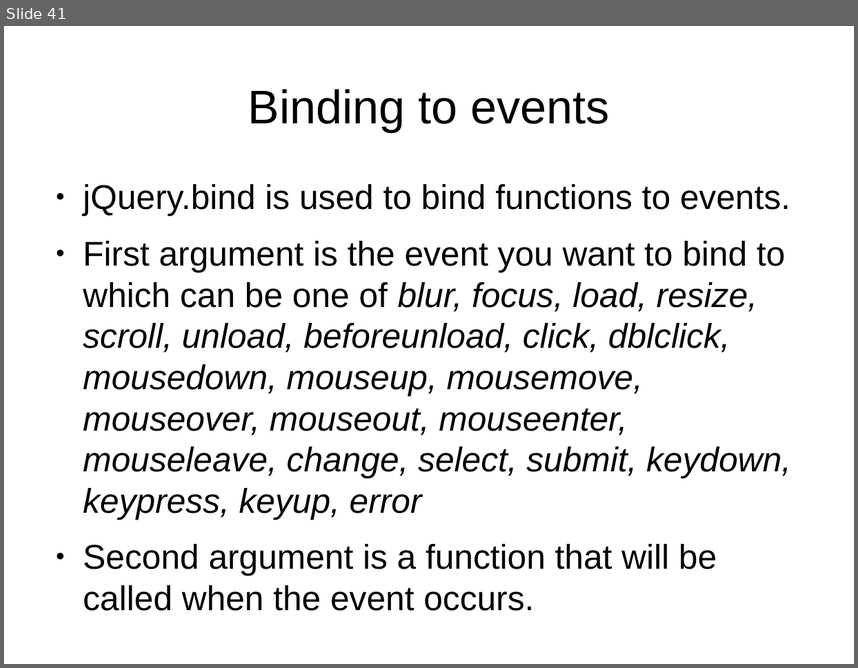
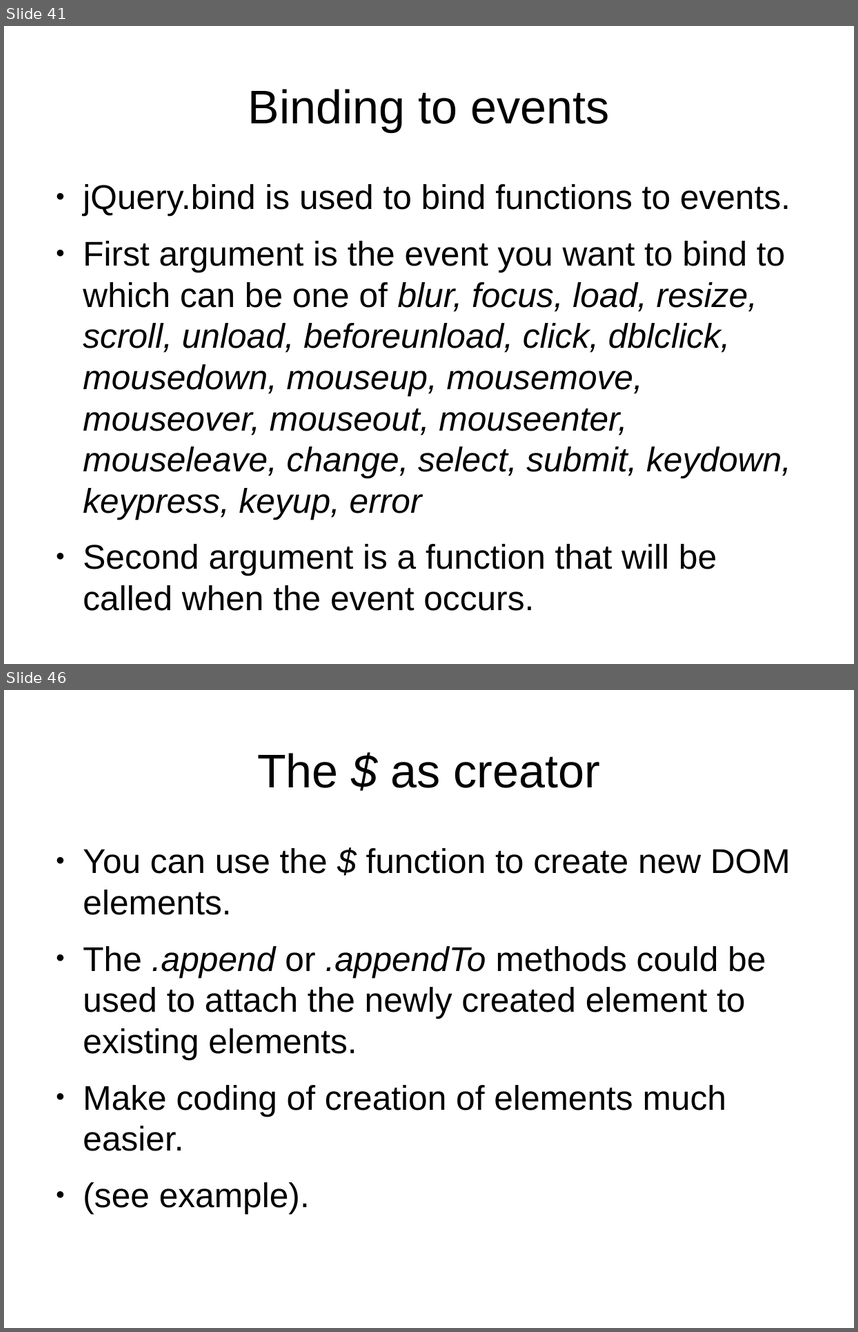
Before and after one commit to veltzer/demos, a slide deck: javascript/jquery/doc/jquery.odp. Shown one above the other, each under a label of ours: slide 41 before the commit, slides 41 and 46 after it; the slides between them are not shown. The pictures are 858x668 and 858x1332 pixels, drawn with LibreOffice and Linux fonts; fonts in the diff are those of the drawing. Boxes give left, top, right and bottom in pixels: in the first picture for what was removed or moved away, otherwise in the second. Text is boxed around its words. In the diff, an @@ line names an element or a change of style, - is before the commit and + after.

Commit message:
more examples

```diff
--- a/javascript/jquery/doc/jquery.odp
+++ b/javascript/jquery/doc/jquery.odp
@@ slide 46 added at (4,690,854,1328), background #FFFFFF @@
@@ title added at (257,753,600,788), 44 pt, text #000000 @@
+The $ as creator
@@ text added at (83,848,791,1213), 32 pt, text #000000 @@
+● You can use the $ function to create new DOM elements.
+● The .append or .appendTo methods could be used to attach the newly created element to existing elements.
+● Make coding of creation of elements much easier.
+● (see example).
```
Also in this commit, not shown: 2 slides changed, 7 other slides added, 3 other files.
